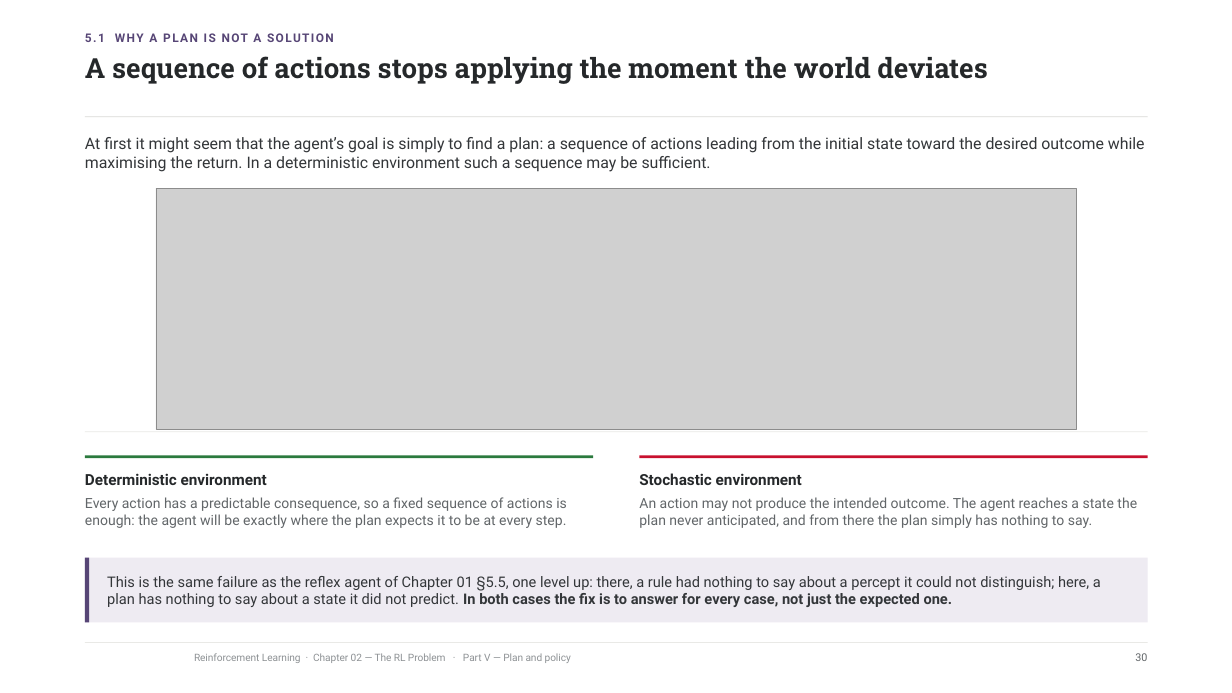
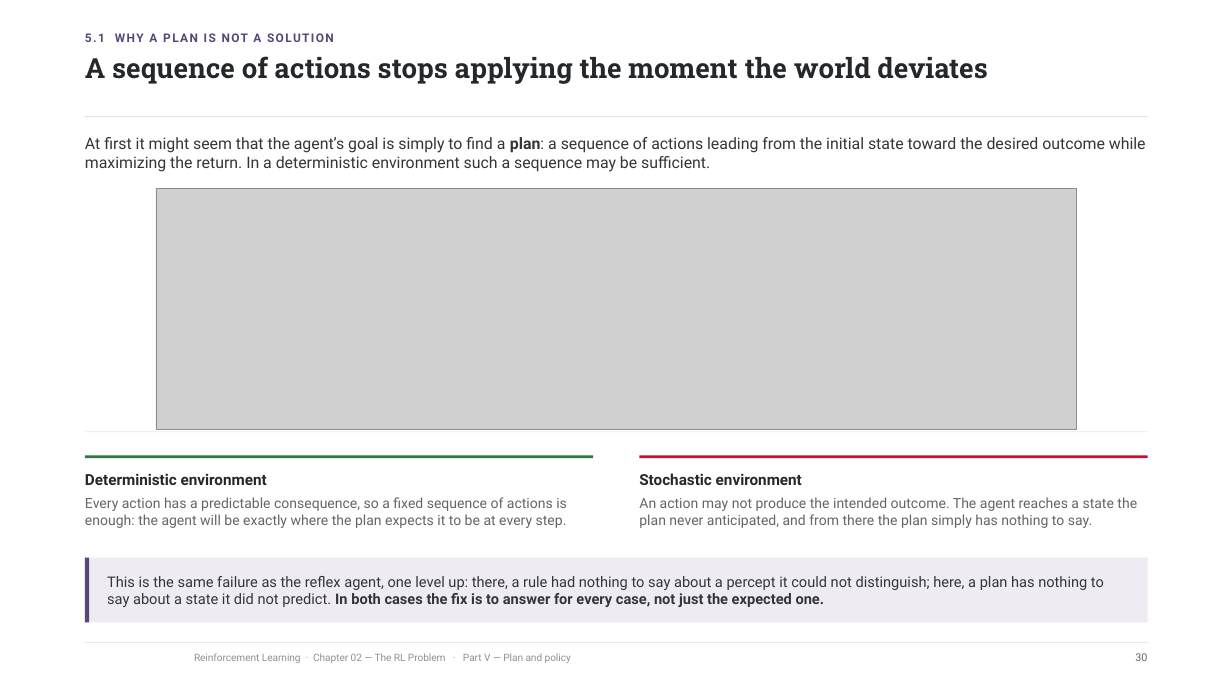
Before and after one commit to riccardoberta/reinforcement-learning, a slide deck: slide 30 of 02 - The RL Problem/slides.pptx. Drawn at 1232x693 pixels with LibreOffice and Linux fonts; fonts in the diff are those of the drawing; grey boxes stand for pictures; background and template pictures are left out. Boxes give left, top, right and bottom in pixels: in the first picture for what was removed or moved away, otherwise in the second. Text is boxed around its words. In the diff, an @@ line names an element or a change of style, - is before the commit and + after.

Commit message:
Update chapters 1-7 notebooks and slides; add exam docx exports

```diff
--- a/02 - The RL Problem/slides.pptx
+++ b/02 - The RL Problem/slides.pptx
@@ text at <box>85,137,1146,172</box>: text changed @@
-At first it might seem that the agent’s goal is simply to find a plan: a sequence of actions leading from the initial state toward the desired outcome while maximising the return. In a deterministic environment such a sequence may be sufficient.
+At first it might seem that the agent’s goal is simply to find a plan: a sequence of actions leading from the initial state toward the desired outcome while maximizing the return. In a deterministic environment such a sequence may be sufficient.
@@ text at <box>107,576,1104,607</box>: text changed @@
-This is the same failure as the reflex agent of Chapter 01 §5.5, one level up: there, a rule had nothing to say about a percept it could not distinguish; here, a plan has nothing to say about a state it did not predict. In both cases the fix is to answer for every case, not just the expected one.
+This is the same failure as the reflex agent, one level up: there, a rule had nothing to say about a percept it could not distinguish; here, a plan has nothing to say about a state it did not predict. In both cases the fix is to answer for every case, not just the expected one.
```
Also in this commit, not shown: 34 other slides changed, 22 other files.
